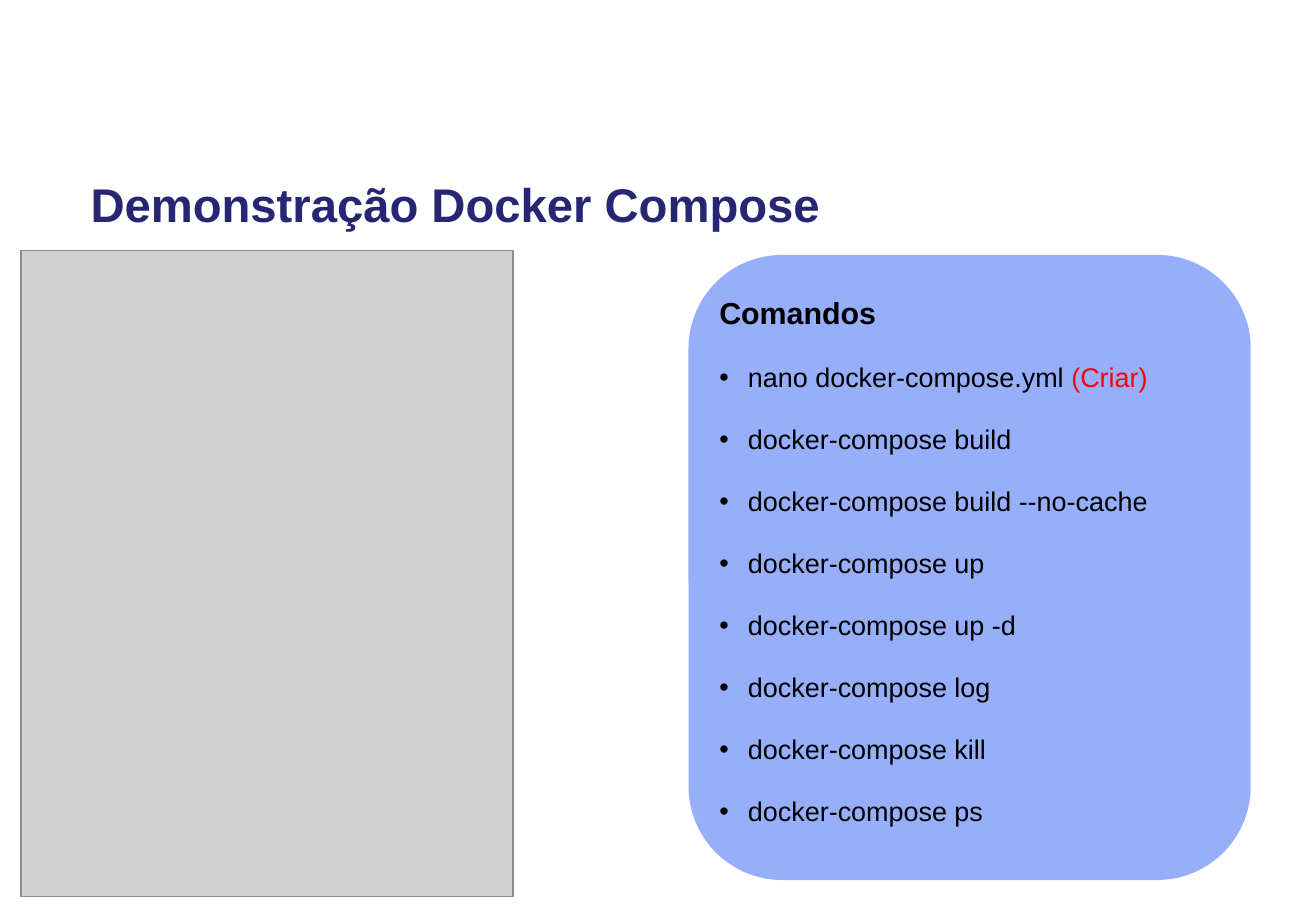
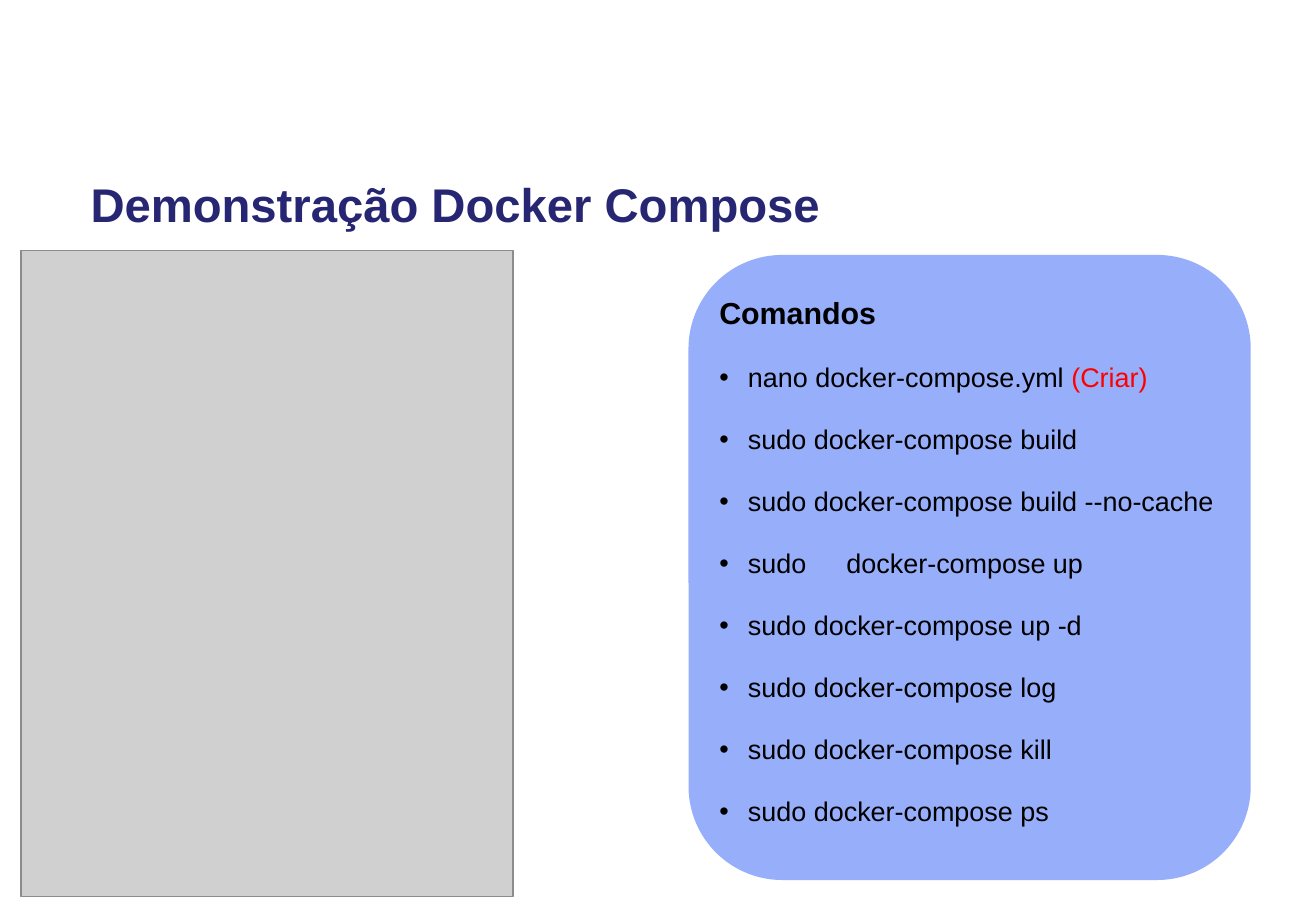
Before and after one commit to tuliovileladias/DEMO_DOCKER, a slide deck: slide 20 of Apresentacao Docker.ppt. Drawn at 1316x911 pixels with LibreOffice and Linux fonts; fonts in the diff are those of the drawing; grey boxes stand for pictures; background and template pictures are left out. Boxes give left, top, right and bottom in pixels: in the first picture for what was removed or moved away, otherwise in the second. Text is boxed around its words. In the diff, an @@ line names an element or a change of style, - is before the commit and + after.

```diff
--- a/Apresentacao Docker.ppt
+++ b/Apresentacao Docker.ppt
@@ text at (748,429,1214,826): text changed @@
-• docker-compose build
-• docker-compose build --no-cache
-• docker-compose up
-• docker-compose up -d
-• docker-compose log
-• docker-compose kill
-• docker-compose ps
+• sudo docker-compose build
+• sudo docker-compose build --no-cache
+• sudo docker-compose up
+• sudo docker-compose up -d
+• sudo docker-compose log
+• sudo docker-compose kill
+• sudo docker-compose ps
```
Also in this commit, not shown: 5 other slides changed.
